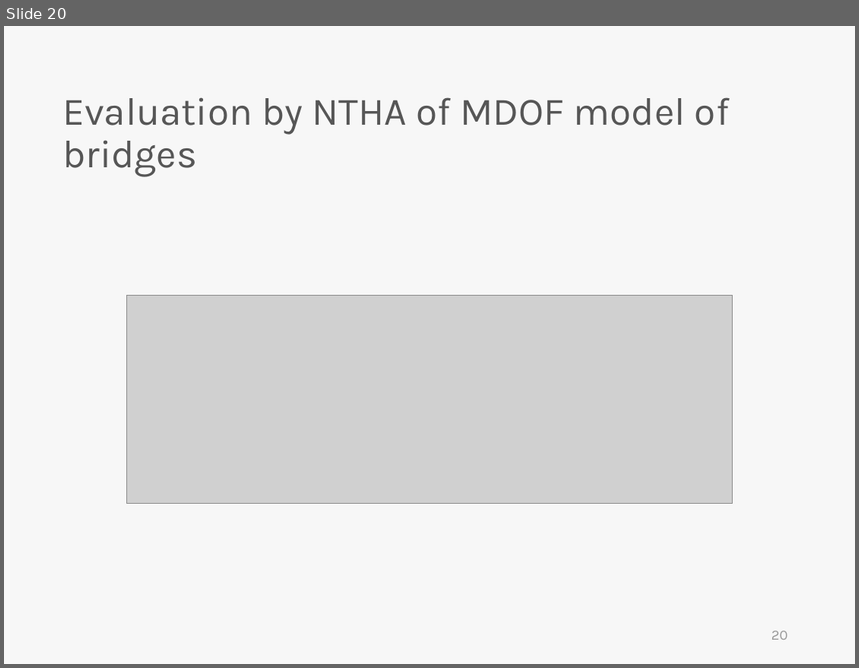
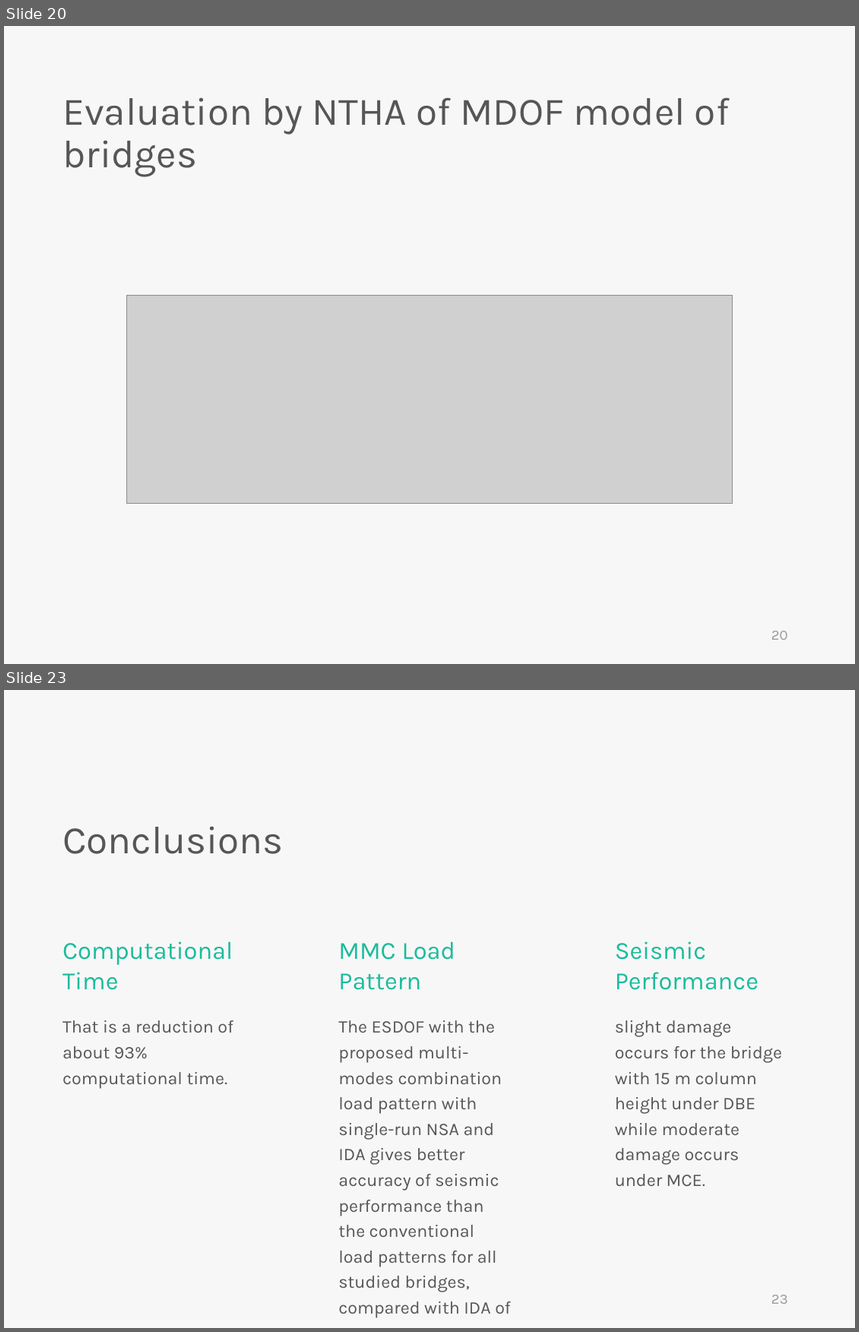
Before and after one commit to skyran1278/VbaProject, a slide deck: 20180126_SmartSplice/20180808_Meeting/Incremental dynamic analysis with multi-modes for seismic performance evaluation of RC bridges.pptx. Shown one above the other, each under a label of ours: slide 20 before the commit, slides 20 and 23 after it; the slides between them are not shown. The pictures are 859x668 and 859x1332 pixels, drawn with LibreOffice and Linux fonts; fonts in the diff are those of the drawing; grey boxes stand for pictures. Boxes give left, top, right and bottom in pixels: in the first picture for what was removed or moved away, otherwise in the second. Text is boxed around its words. In the diff, an @@ line names an element or a change of style, - is before the commit and + after.

```diff
--- a/20180126_SmartSplice/20180808_Meeting/Incremental dynamic analysis with multi-modes for seismic performance evaluation of RC bridges.pptx
+++ b/20180126_SmartSplice/20180808_Meeting/Incremental dynamic analysis with multi-modes for seismic performance evaluation of RC bridges.pptx
@@ slide 23 added at [4, 690, 855, 1328], background #F7F7F7 @@
@@ text added at [63, 826, 283, 854], 33 pt, text #565656 @@
+Conclusions
@@ text added at [63, 942, 233, 990], 21 pt, text #1ABC9C @@
+Computational Time
@@ text added at [338, 942, 455, 990], 21 pt, text #1ABC9C @@
+MMC Load Pattern
@@ text added at [615, 942, 759, 990], 21 pt, text #1ABC9C @@
+Seismic Performance
@@ text added at [63, 1021, 234, 1088], 15 pt, text #565656 @@
+That is a reduction of about 93% computational time.
@@ text added at [338, 1021, 511, 1318], 15 pt, text #565656 @@
+The ESDOF with the proposed multi-modes combination load pattern with single-run NSA and IDA gives better accuracy of seismic performance than the conventional load patterns for all studied bridges, compared with IDA of MDOF.
@@ text added at [615, 1021, 782, 1187], 15 pt, text #565656 @@
+slight damage occurs for the bridge with 15 m column height under DBE while moderate damage occurs under MCE.
@@ page number added at [772, 1295, 788, 1304], 12 pt, text #9A9A9A @@
+23
```
Also in this commit, not shown: 2 slides changed, 4 other slides added, 5 slides removed.
